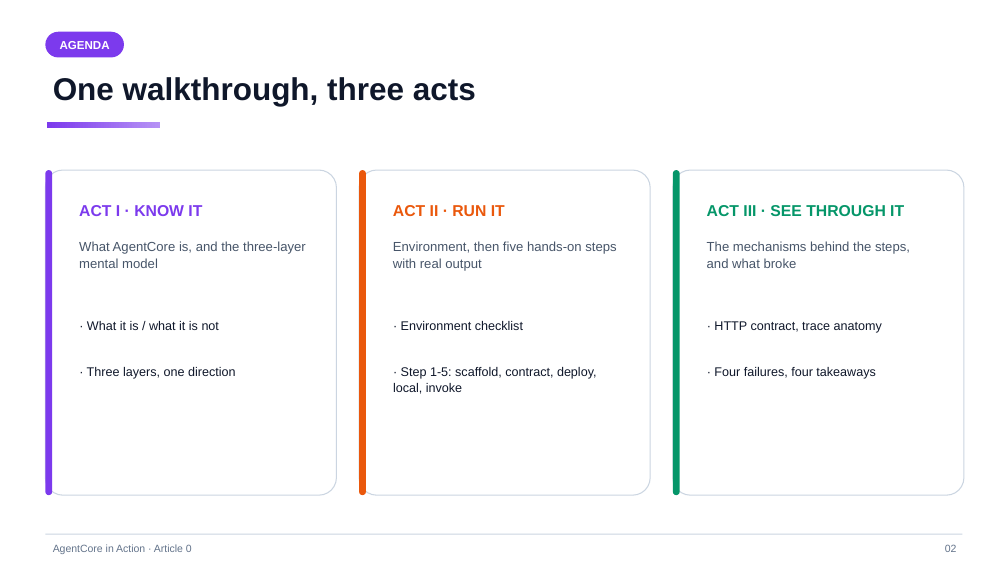
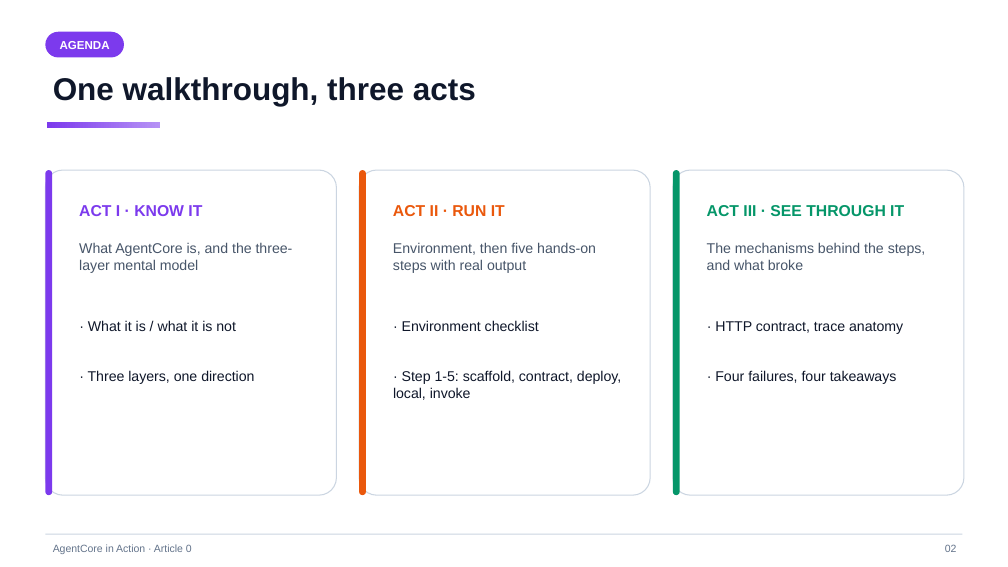
Before and after one commit to pinxiong/bedrock-agentcore-in-action, a slide deck: slide 2 of articles/decks/aws-agentcore-under-the-hood.pptx. Drawn at 1008x567 pixels with LibreOffice and Linux fonts; fonts in the diff are those of the drawing. Boxes give left, top, right and bottom in pixels: in the first picture for what was removed or moved away, otherwise in the second. Text is boxed around its words. In the diff, an @@ line names an element or a change of style, - is before the commit and + after.

```diff
--- a/articles/decks/aws-agentcore-under-the-hood.pptx
+++ b/articles/decks/aws-agentcore-under-the-hood.pptx
@@ size 12.5 to 13.5 pt in 3 elements at (x1=79, y1=242, x2=293, y2=273), (x1=393, y1=242, x2=596, y2=273), (x1=707, y1=242, x2=926, y2=270) @@
@@ size 12 to 13.5 pt in 6 elements at (x1=88, y1=320, x2=236, y2=331), (x1=402, y1=320, x2=539, y2=331), (x1=715, y1=321, x2=903, y2=334), (x1=88, y1=370, x2=254, y2=384), (x1=393, y1=370, x2=621, y2=400), (x1=715, y1=370, x2=897, y2=384) @@
```
Also in this commit, not shown: 17 other slides changed, 1 other file.
